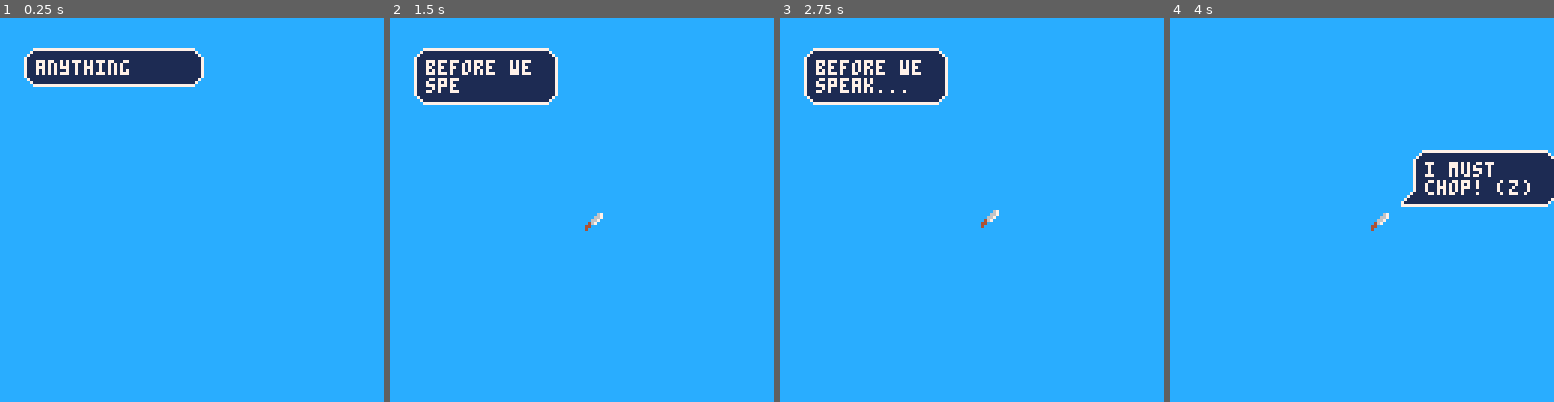
Above: before the commit, frames 1-4 (left to right).
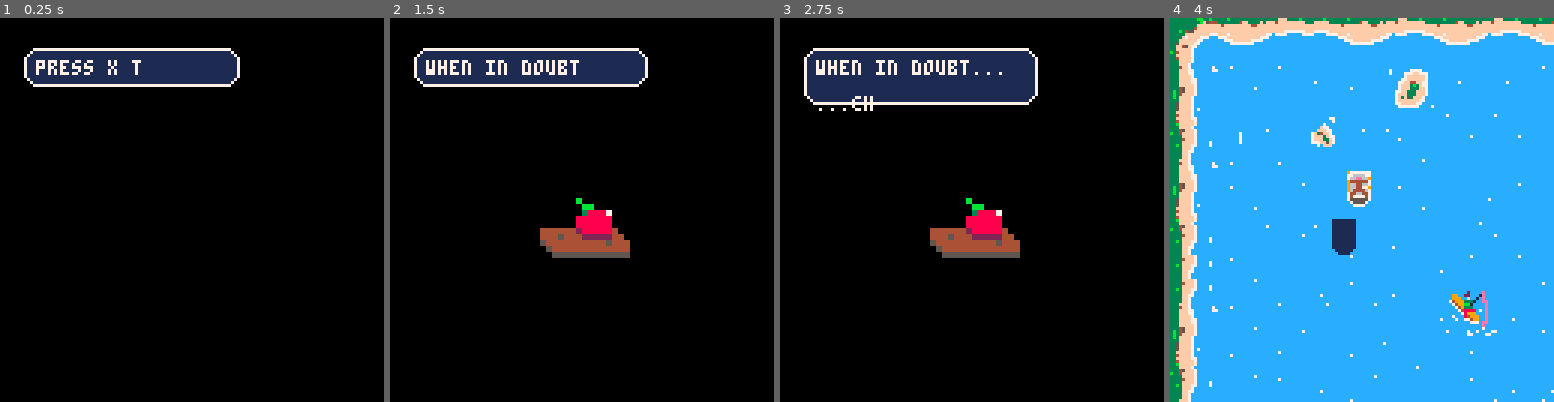
Above: after the commit, the same moments.

Repository: shieldyguy/jet-steeze-base
Game: PICO-8 cartridge jetski.p8
The game is run twice, just before and just after one commit, with the same random seed, the same clock (stepped at 60 frames per second) and the same inputs.
Inputs:
- Up to frame 1 (0.25 s): no input
- Up to frame 2 (1.5 s): tap X (X key) at 0.33, 1.07 s; tap O (Z key) at 0.7 s
- Up to frame 3 (2.75 s): hold Right 1.6-2.1 s; tap O (Z key) at 1.7, 2.1, 2.5 s; tap X (X key) at 1.85 s; hold Up 2.15-2.42 s; hold Right from 2.47 s (still down)
- Up to frame 4 (4 s): tap O (Z key) at 2.9, 3.3, 3.7 s; tap X (X key) at 2.97 s; release Right at 3.03 s; hold Left 3.08-3.58 s; hold Down 3.63-3.97 s

The runs differ from the first frame. In frame 1, 96% of the frame differs, in the area x 0-100%, y 0-100%; in frame 2, 97%; in frame 3, 96%; in frame 4, 20%.

Commit message:
write chop intro scene

Diff:
--- a/dialogue.p8
+++ b/dialogue.p8
@@ -425,6 +425,10 @@
     if #self.pipeline == 0 then return end
     -- No dialogue to draw.
 
+    if self.current_line_index == 0 then
+        return
+    end
+
     local current_entry = self.pipeline[1]
     -- Ensure there is a speaker entity for character dialogue.
     if not current_entry or not current_entry.speaker_entity then
--- a/jetski.p8
+++ b/jetski.p8
@@ -60,7 +60,7 @@
             dialogue:show("bingus more beers!", steve, nil, steve.voice)
             dialogue:show("and a spleef while yer at it!", steve, nil, steve.voice)
             dialogue:show(
-                "hiyo!", steve, function()
+                "hiyo!", narrator, function()
                     self.triggered = false
                 end, steve.voice
             )
@@ -125,15 +125,12 @@
     -- initialize dialogue system
     dialogue:init()
 
-    -- start jetski sound
-    sfx(steve.jetski_sfx_id)
-    sfx(steve.jetski_sfx_id + 2)
-
     -- Initialize game state
     switch_scene("title")
 end
 
 function _update()
+    frame_count += 1
     game_update()
 end
 
--- a/scenes.p8
+++ b/scenes.p8
@@ -37,20 +37,29 @@
     y = 64,
     w = 4,
     h = 4,
-    done = false
+    done = false,
+    start_time = 0,
+    knife_sprite = 14,
+    block_sprite = 30,
+    apple_sprite = 13,
+    chopped_apple_sprite = 46,
+    chop_state = "up",
+    chop_time = 0,
+    flash_count = 0
 }
 
 function chop_setup()
-    dialogue:show("before we speak... ", narrator)
+    knife.start_time = t()
     dialogue:show(
-        "i must chop! (z)", knife, function()
+        "when in doubt...       \n...chop!", narrator, function()
             knife.done = true
+            knife.chop_state = "down"
+            knife.chop_time = t()
         end
     )
 end
 
 function chop_update()
-    chop_move()
     update_camera()
     dialogue:update()
     if knife.done then
@@ -61,8 +70,58 @@
 end
 
 function chop_draw()
-    cls(12)
-    spr(14, knife.x, knife.y, 4, 4)
+    camera()
+    cls(0)
+    if knife.flash_count < 5 and knife.chop_state == "down" then
+        cls(7)
+        knife.flash_count += 1
+        return
+    end
+    if (knife.chop_state == "up") then
+        -- knife
+        if fade(knife.start_time, 4) then
+            sx, sy = (knife.knife_sprite % 16) * 8, (knife.knife_sprite \ 16) * 8
+            sspr(sx, sy, 16, 8, knife.x - 16, knife.y - 20, 32, 16)
+        end
+        -- choppin' block
+        sx, sy = (knife.block_sprite % 16) * 8, (knife.block_sprite \ 16) * 8
+        sspr(sx, sy, 16, 8, knife.x - 16, knife.y, 32, 16)
+
+        sx, sy = (knife.apple_sprite % 16) * 8, (knife.apple_sprite \ 16) * 8
+        sspr(sx, sy, 8, 8, knife.x - 4, knife.y - 4, 16, 16)
+    else
+        -- Time since chop
+        local dt = t() - knife.chop_time
+        local spread = min(dt * 10, 20) -- how far pieces spread
+        -- choppin' block
+        sx, sy = (knife.block_sprite % 16) * 8, (knife.block_sprite \ 16) * 8
+        sspr(sx, sy, 16, 8, knife.x - 16, knife.y, 32, 16)
+
+        if not fade(knife.chop_time, 4) then
+            sx, sy = ((knife.chopped_apple_sprite + 1) % 16) * 8, ((knife.chopped_apple_sprite + 1) \ 16) * 8
+            sspr(sx, sy, 8, 8, knife.x + spread, knife.y - 2, 16, 16)
+        end
+
+        -- knife
+        sx, sy = (knife.knife_sprite % 16) * 8, (knife.knife_sprite \ 16) * 8
+        sspr(sx, sy, 16, 8, knife.x - 16, knife.y - 1, 32, 16)
+
+        if not fade(knife.chop_time, 4) then
+            sx, sy = (knife.chopped_apple_sprite % 16) * 8, (knife.chopped_apple_sprite \ 16) * 8
+            sspr(sx, sy, 8, 8, knife.x - 16 - spread, knife.y, 16, 16)
+        end
+    end
+
+    if (t() - knife.chop_time > 4) and (knife.chop_state == "down") then
+        print("~", knife.x + 30, knife.y + 5)
+        print("~", knife.x - 30, knife.y + 5)
+    end
+
+    if (t() - knife.chop_time > 8) and (knife.chop_state == "down") then
+        switch_scene("main")
+    end
+
+    -- dialogue
     dialogue:draw()
 end
 
@@ -81,7 +140,8 @@
 -- title scene
 
 function title_setup()
-    dialogue:show("anything you dream of it..", narrator)
+    --dialogue:show("is this... a dream?", narrator)
+    dialogue:show("press x to start", narrator)
 end
 
 function title_update()
@@ -93,14 +153,20 @@
 end
 
 function title_draw()
-    cls(12)
+    camera()
+    cls(0)
     dialogue:draw()
 end
 
 -- main scene
 
+function main_setup()
+    -- start jetski sound
+    sfx(steve.jetski_sfx_id)
+    sfx(steve.jetski_sfx_id + 2)
+end
+
 function main_update()
-    frame_count += 1
     move_player(steve)
     trigger_splashes()
     get_terrain_collision()
@@ -126,5 +192,23 @@
 
 -- Register states
 add_scene("title", title_update, title_draw, title_setup)
-add_scene("main", main_update, main_draw)
+add_scene("main", main_update, main_draw, main_setup)
 add_scene("chop", chop_update, chop_draw, chop_setup)
+
+-- helpers
+-- returns true if sprite should be drawn this frame
+function fade(start_time, duration)
+    local elapsed = t() - start_time
+    if elapsed >= duration then return true end
+
+    -- fade progression (0 to 1)
+    local progress = elapsed / duration
+
+    -- slows down early flicker
+    local eased = progress ^ 2
+
+    -- pulse-width modulation: wider duty cycle = more visible
+    local pulse = flr(eased * 10)
+    -- control steps
+    return (frame_count % 7) < pulse
+end
Not shown, changed: 18 lines of the sprite sheet (__gfx__) section of jetski.p8
Not shown, changed: the sound effects (__sfx__) section of jetski.p8
